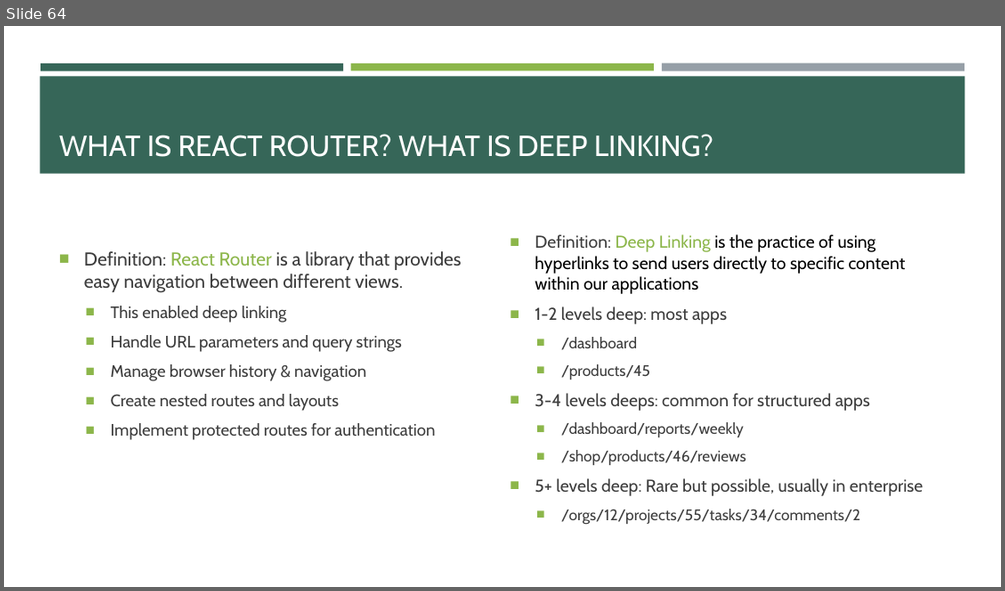
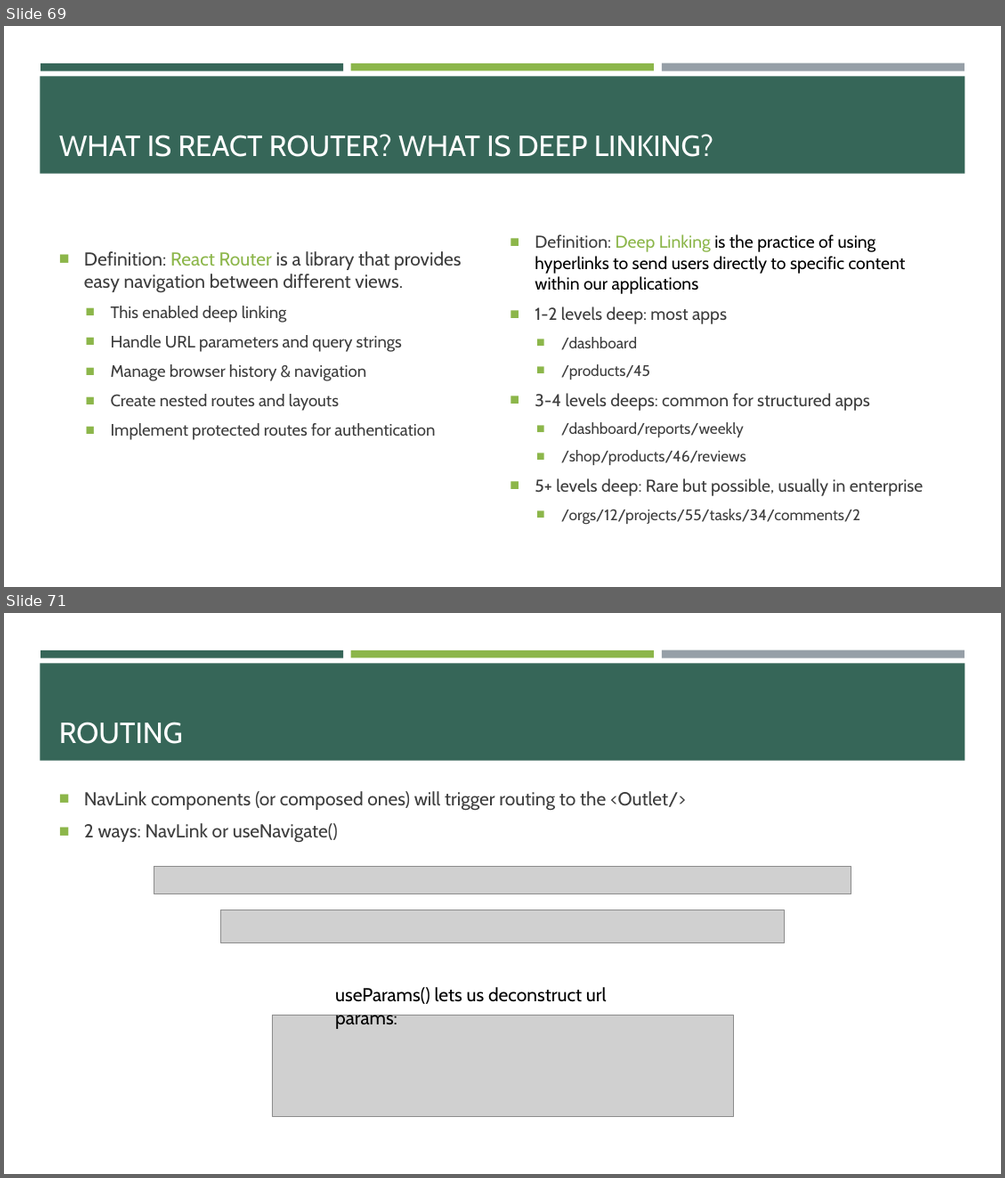
Before and after one commit to e-m-wilson/dotnet, a slide deck: Resources-Notes-Ppts/React/React.pptx. Shown one above the other, each under a label of ours: slide 64 before the commit, slides 69 and 71 after it; the slides between them are not shown. The pictures are 1005x591 and 1005x1178 pixels, drawn with LibreOffice and Linux fonts; fonts in the diff are those of the drawing; grey boxes stand for pictures. Boxes give left, top, right and bottom in pixels: in the first picture for what was removed or moved away, otherwise in the second. Text is boxed around its words. In the diff, an @@ line names an element or a change of style, - is before the commit and + after.

```diff
--- a/Resources-Notes-Ppts/React/React.pptx
+++ b/Resources-Notes-Ppts/React/React.pptx
@@ slide 71 added at [4, 613, 1001, 1174], background #FFFFFF; not listed: 4 template elements that a slide beside it also shows @@
@@ title added at [59, 722, 183, 744], 28 pt, text #FFFFFF @@
+ROUTING
@@ text added at [84, 791, 686, 842], 18 pt, text #3D3D3D @@
+■ NavLink components (or composed ones) will trigger routing to the <Outlet/>
+■ 2 ways: NavLink or useNavigate()
@@ picture added at [154, 867, 851, 894] @@
@@ picture added at [221, 910, 784, 943] @@
@@ text added at [335, 987, 607, 1029], 18 pt, text #000000 @@
+useParams() lets us deconstruct url params:
@@ picture added at [272, 1015, 733, 1116] @@
@@ what was slide 64 is now slide 69 @@
```
Also in this commit, not shown: 11 slides changed, 12 other slides added.
